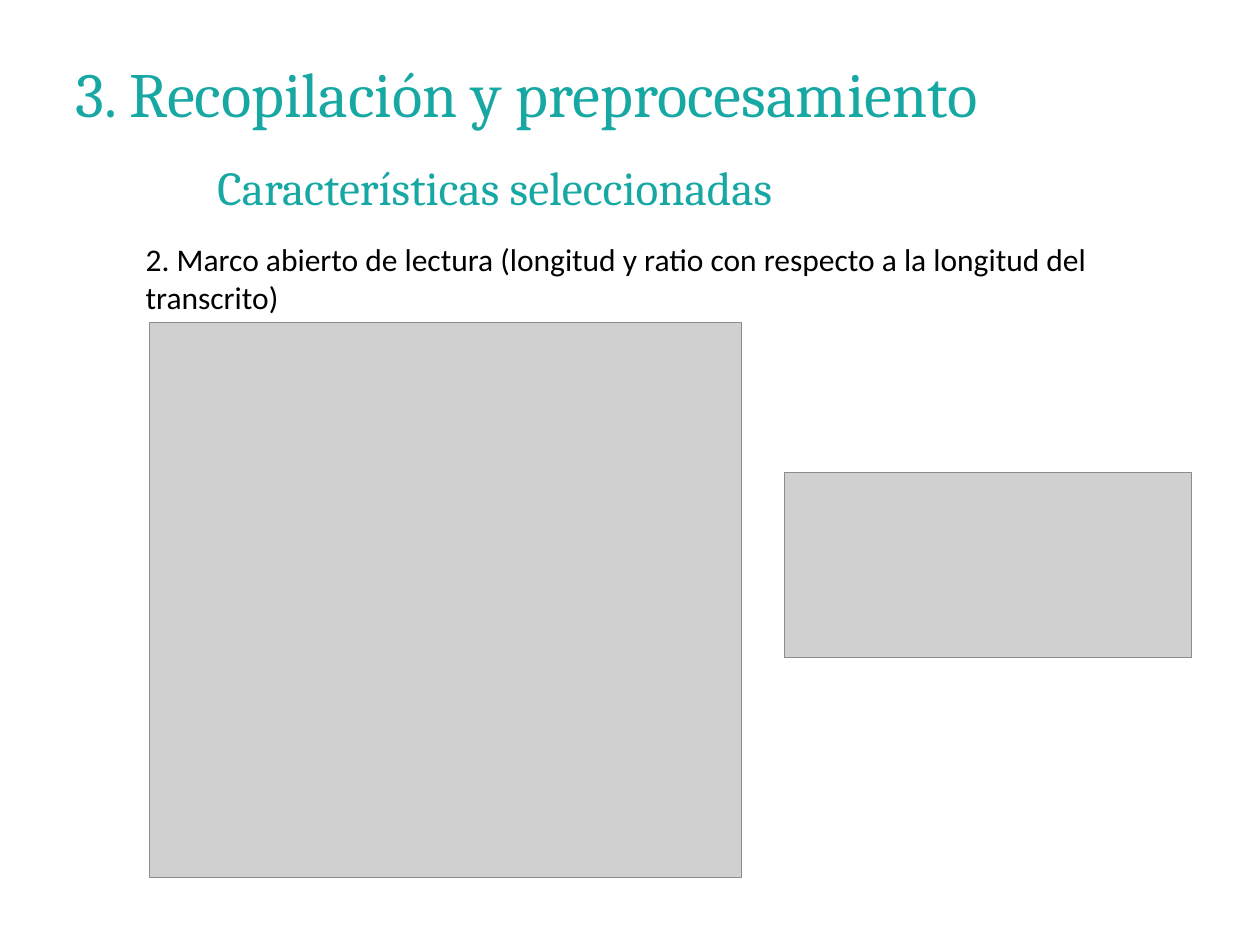
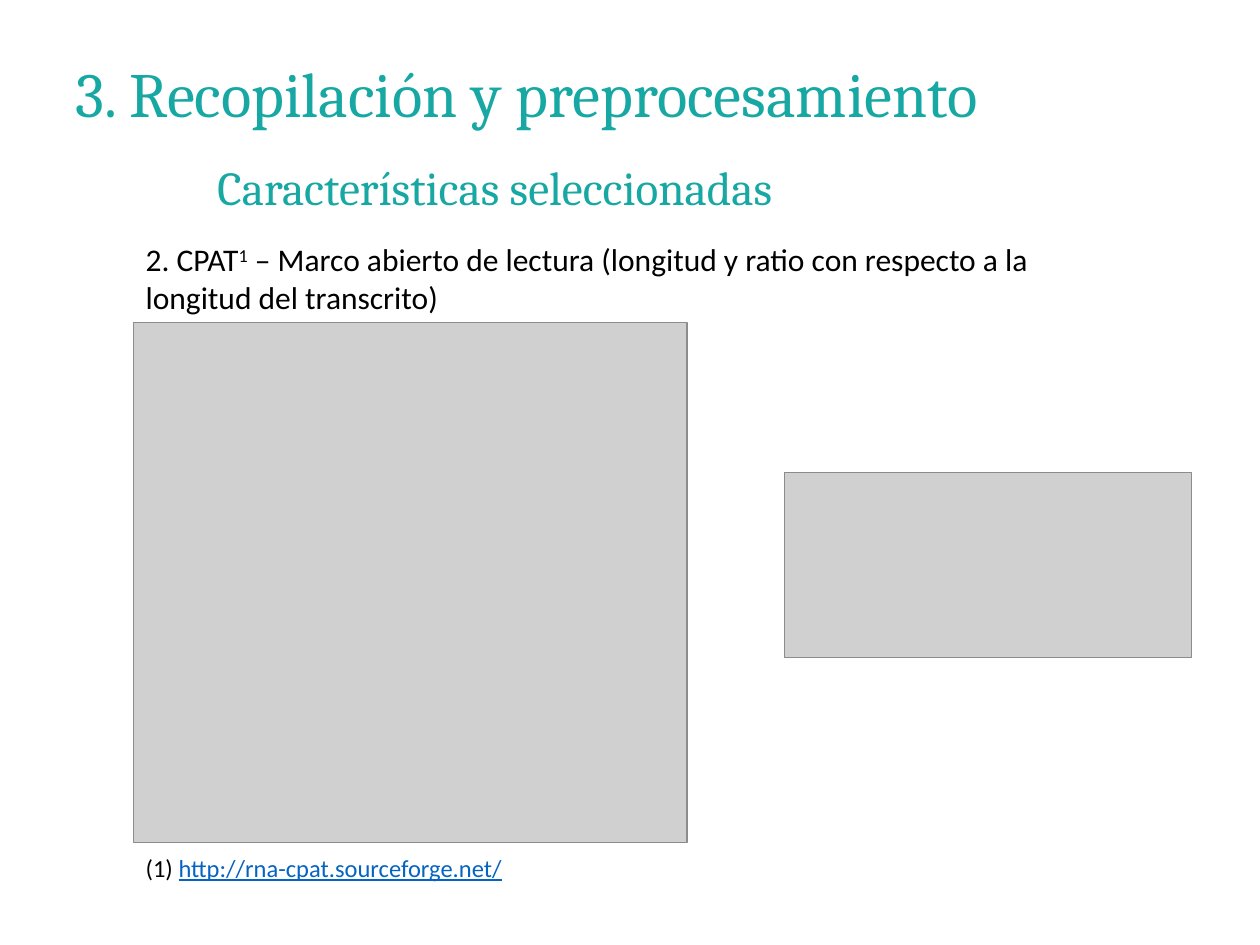
Before and after one commit to JoseSantillan/tesis2, a slide deck: slide 17 of Semana 07/Presentación/Presentación.pptx. Drawn at 1260x945 pixels with LibreOffice and Linux fonts; fonts in the diff are those of the drawing; grey boxes stand for pictures; background and template pictures are left out. Boxes give left, top, right and bottom in pixels: in the first picture for what was removed or moved away, otherwise in the second. Text is boxed around its words. In the diff, an @@ line names an element or a change of style, - is before the commit and + after.

```diff
--- a/Semana 07/Presentación/Presentación.pptx
+++ b/Semana 07/Presentación/Presentación.pptx
@@ text at bbox=[146, 248, 1027, 315]: text changed @@
-2. Marco abierto de lectura (longitud y ratio con respecto a la longitud del transcrito)
+2. CPAT1 – Marco abierto de lectura (longitud y ratio con respecto a la longitud del transcrito)
@@ picture: place and size @@
-picture at bbox=[150, 323, 742, 878]
+picture at bbox=[134, 323, 687, 842]
@@ text added at bbox=[146, 859, 502, 882], 14 pt, text #0563C1, underline @@
+(1) http://rna-cpat.sourceforge.net/
```
Also in this commit, not shown: 4 other slides changed, 3 other files.
